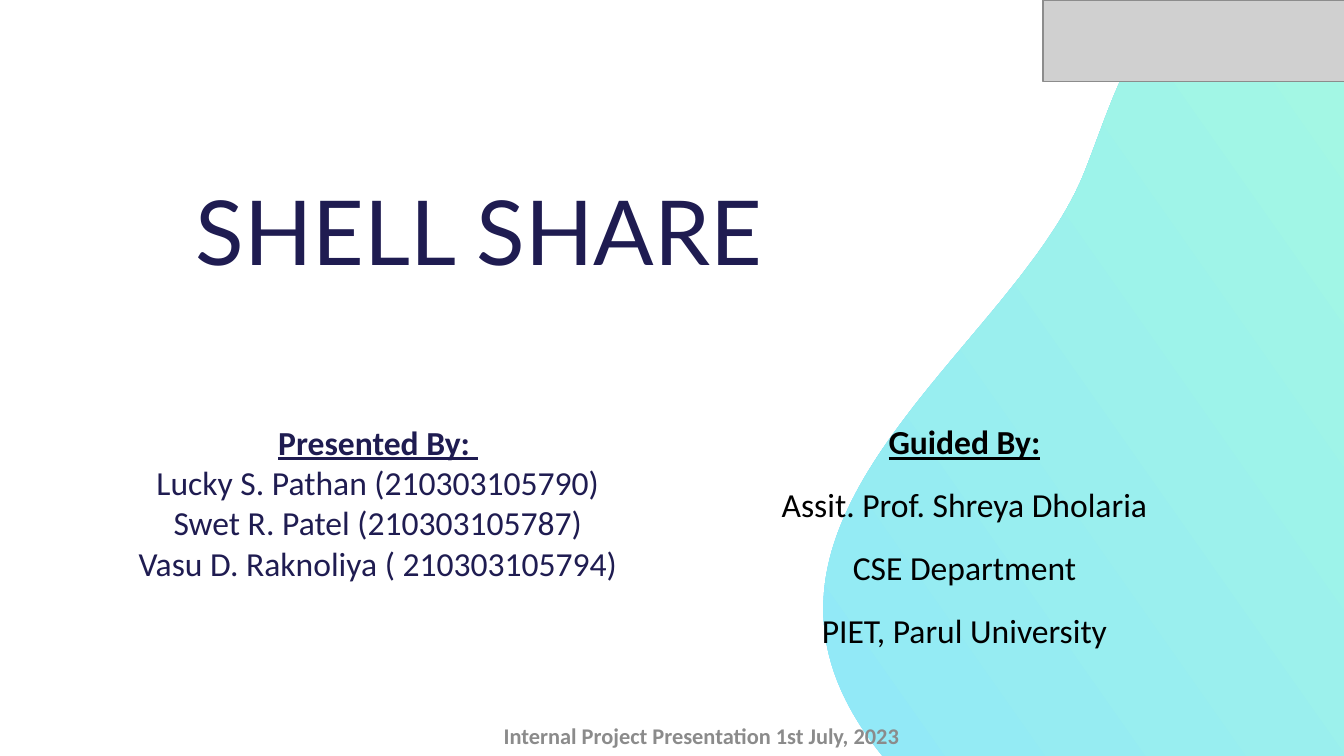
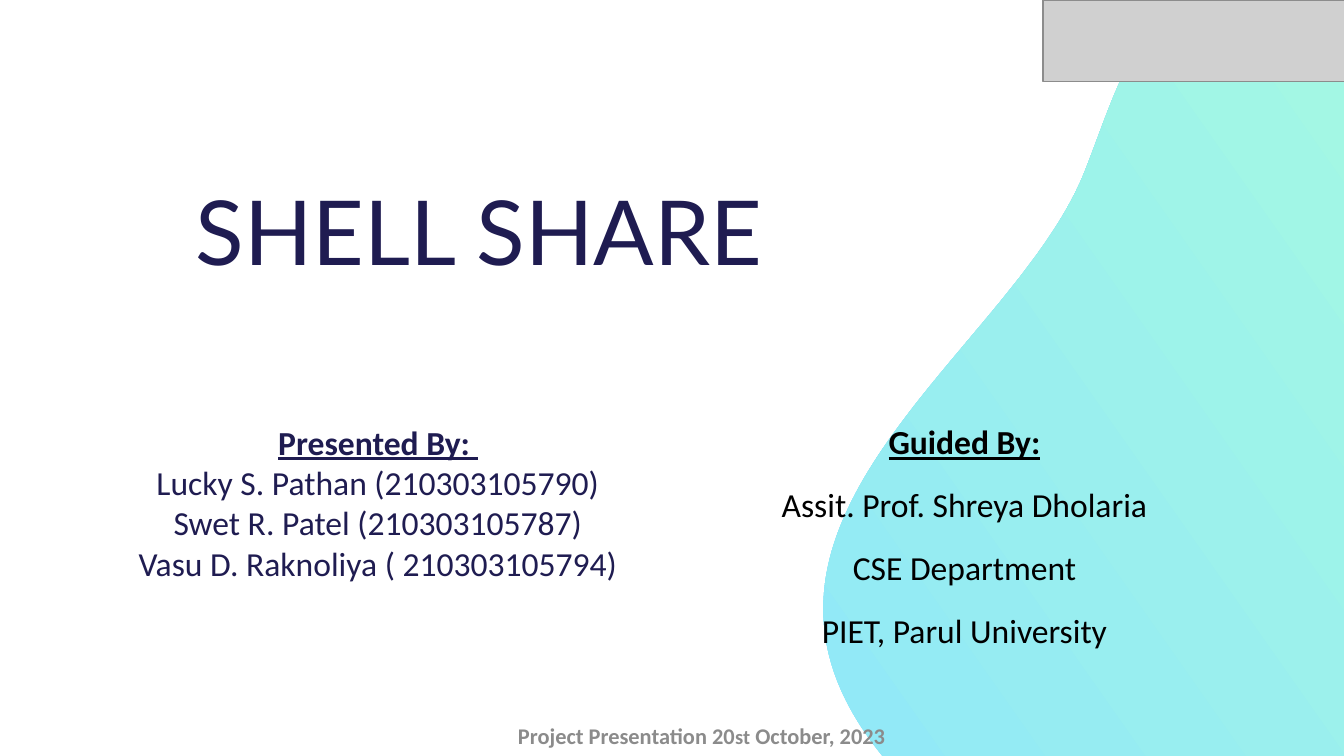
Before and after one commit to Lucky19112002/Shell-Share, a slide deck: slide 1 of Documentation/Test_ppt - Copy.pptx. Drawn at 1344x756 pixels with LibreOffice and Linux fonts; fonts in the diff are those of the drawing; grey boxes stand for pictures. Boxes give left, top, right and bottom in pixels: in the first picture for what was removed or moved away, otherwise in the second. Text is boxed around its words. In the diff, an @@ line names an element or a change of style, - is before the commit and + after.

```diff
--- a/Documentation/Test_ppt - Copy.pptx
+++ b/Documentation/Test_ppt - Copy.pptx
@@ text at bbox=[518, 725, 885, 750]: text changed @@
-Internal Project Presentation 1st July, 2023
+Project Presentation 20st October, 2023
```
Also in this commit, not shown: 1 other slide changed, 3 other files.
